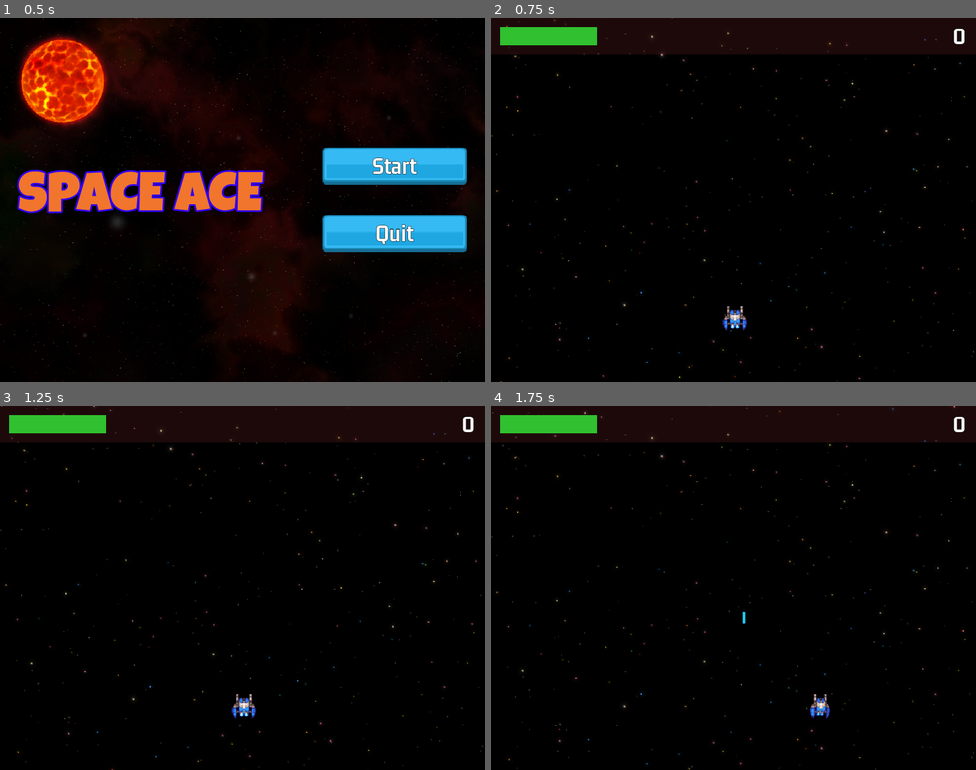
Above: before the commit, frames 1-4 (two rows, left to right).
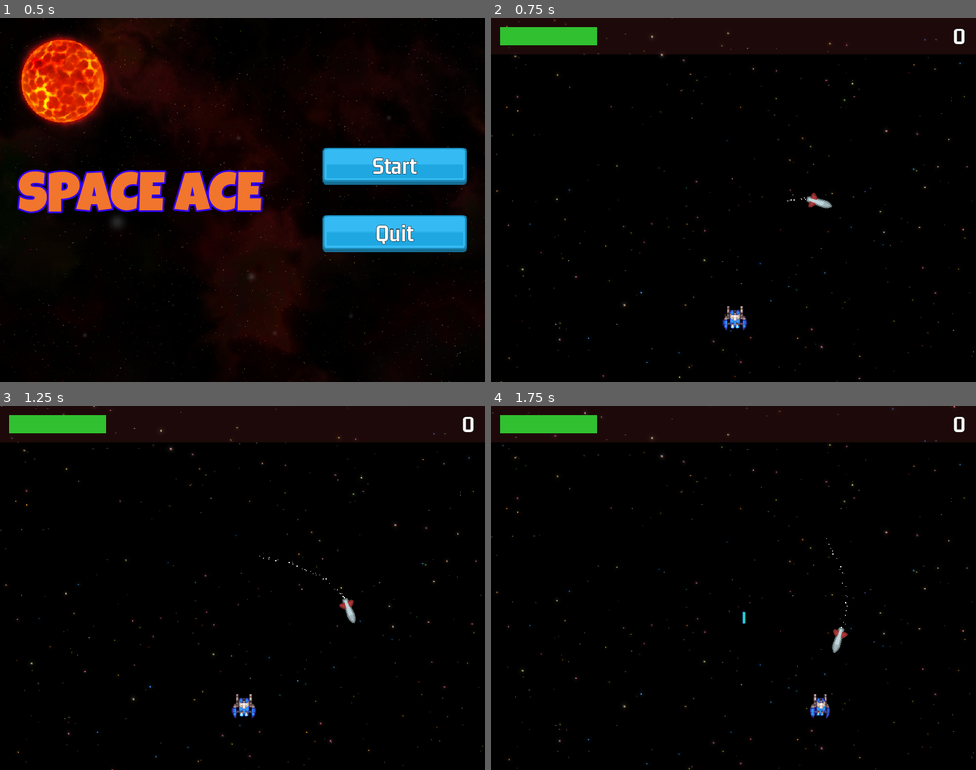
Above: after the commit, the same moments.

Repository: fj0lverkr/space-ace
Game: Godot game, scene res://scenes/main/main.tscn
Same seed, same stepped clock (60 frames per second), same inputs: the game is played once before the commit and once after it. Sound files missing from this copy of the repository are replaced by a short silence.
Inputs (mouse positions are in pixels of both pictures, inside the frame that each line leads up to):
- Up to frame 1 (0.5 s): no input
- Up to frame 2 (0.75 s): click "Start" at 0.5 s
- Up to frame 3 (1.25 s): no input
- Up to frame 4 (1.75 s): move the mouse to (840, 569) at 1.27 s; hold D (right) from 1.28 s (still down); click (840, 569) at 1.35 s

Frame 1 is identical in both runs. In frame 2, 0.1% of the frame differs, in the area x 61-71%, y 48-53%; in frame 3, 0.1%, in the area x 53-74%, y 41-60%; in frame 4, 0.1%.

Commit message:
Homing missile behaviour

Diff:
--- /dev/null
+++ b/scenes/homing_missile/homing_missile.gd
@@ -0,0 +1,38 @@
+class_name HomingMissile
+extends CollidableObject
+
+const POINTS: int = 5
+
+@export
+var _rotation_speed_radians: float = 1.8
+@export
+var _speed: float = 80.0
+
+@onready
+var _smoke: CPUParticles2D = $CPUParticles2D
+
+var _player_ref: Player
+
+
+# Called when the node enters the scene tree for the first time.
+func _ready() -> void:
+	_player_ref = get_tree().get_first_node_in_group(Constants.GRP_PLAYER)
+	if !_player_ref:
+		queue_free()
+
+
+# Called every frame. 'delta' is the elapsed time since the previous frame.
+func _process(delta: float) -> void:
+	var dir_to_player: Vector2 = global_position.direction_to(_player_ref.global_position)
+	var angle_to_player: float = transform.x.angle_to(dir_to_player)
+	rotate(sign(angle_to_player) * min(abs(angle_to_player), _rotation_speed_radians * delta))
+	_smoke.gravity = transform.x * -980.0
+	position += transform.x * _speed * delta
+
+
+func _on_on_area_entered(area: Area2D) -> void:
+	var poi: Vector2 = area.global_position
+	SignalBus.on_explode.emit(Explosion.Type.EXPLOSION, poi, 0.75)
+	if not area is Player:
+		SignalBus.on_score_points.emit(POINTS)
+	queue_free()
--- a/scenes/homing_missile/homing_missile.tscn
+++ b/scenes/homing_missile/homing_missile.tscn
@@ -1,6 +1,7 @@
-[gd_scene load_steps=4 format=3 uid="uid://d0qt6g1uxypvq"]
+[gd_scene load_steps=5 format=3 uid="uid://d0qt6g1uxypvq"]
 
 [ext_resource type="PackedScene" uid="uid://bn3b3t3pwf5vw" path="res://scenes/collidable_object/collidable_object.tscn" id="1_iav8q"]
+[ext_resource type="Script" path="res://scenes/homing_missile/homing_missile.gd" id="2_p6afg"]
 [ext_resource type="Texture2D" uid="uid://dlcntcmwvsxtw" path="res://assets/lasers/spaceMissiles_040.png" id="2_qby8w"]
 
 [sub_resource type="CapsuleShape2D" id="CapsuleShape2D_g0550"]
@@ -9,7 +10,9 @@
 
 [node name="HomingMissile" instance=ExtResource("1_iav8q")]
 collision_layer = 16
-collision_mask = 4
+collision_mask = 5
+script = ExtResource("2_p6afg")
+_damage = 35
 
 [node name="Shape" parent="." index="0"]
 rotation = 1.5708
@@ -28,11 +31,13 @@
 explosiveness = 0.15
 randomness = 0.1
 lifetime_randomness = 0.07
-local_coords = true
 emission_shape = 3
 emission_rect_extents = Vector2(2, 3)
+gravity = Vector2(-980, 0)
 radial_accel_min = 15.0
 radial_accel_max = 23.0
 tangential_accel_max = 3.0
 scale_amount_min = 0.5
 scale_amount_max = 1.5
+
+[connection signal="on_area_entered" from="." to="." method="_on_on_area_entered"]
--- a/scenes/level/level.tscn
+++ b/scenes/level/level.tscn
@@ -9,6 +9,7 @@
 [ext_resource type="PackedScene" uid="uid://bs20cdkk1ucxy" path="res://scenes/camera_shake/camera_shake.tscn" id="7_beaod"]
 [ext_resource type="PackedScene" uid="uid://c1s37n2n08dy" path="res://scenes/game_over/game_over.tscn" id="7_j41uk"]
 [ext_resource type="PackedScene" uid="uid://orgjesptr8lq" path="res://scenes/enemies/saucer.tscn" id="9_asw5q"]
+[ext_resource type="PackedScene" uid="uid://d0qt6g1uxypvq" path="res://scenes/homing_missile/homing_missile.tscn" id="10_tsm1i"]
 
 [sub_resource type="Curve2D" id="Curve2D_tmsy6"]
 _data = {
@@ -46,3 +47,6 @@
 
 [node name="Saucer" parent="SaucerTest" instance=ExtResource("9_asw5q")]
 position = Vector2(-43, 78)
+
+[node name="HomingMissile" parent="." instance=ExtResource("10_tsm1i")]
+position = Vector2(420, 241)
--- a/scenes/player/player.gd
+++ b/scenes/player/player.gd
@@ -101,7 +101,7 @@
 		return
 
 	var damage: int
-	if area is BaseBullet:
+	if area is BaseBullet or area is HomingMissile:
 		damage = area.get_damage()
 	else:
 		if _has_shield:
Not shown: 1 places in scenes/level/level.tscn that only renumber resources
